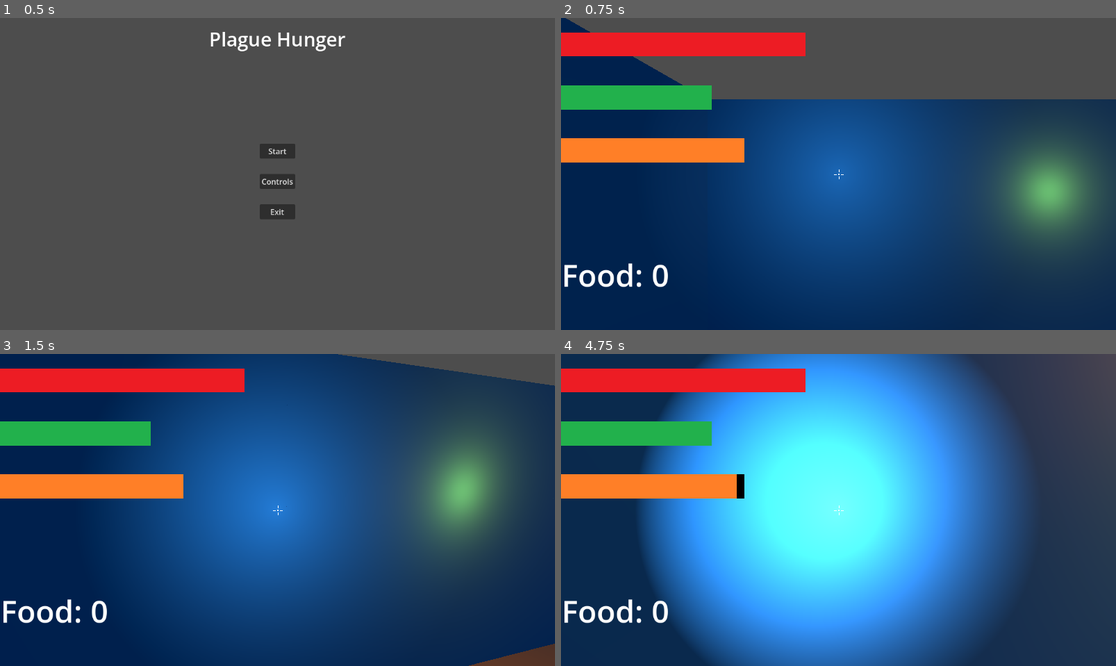
Above: before the commit, frames 1-4 (two rows, left to right).
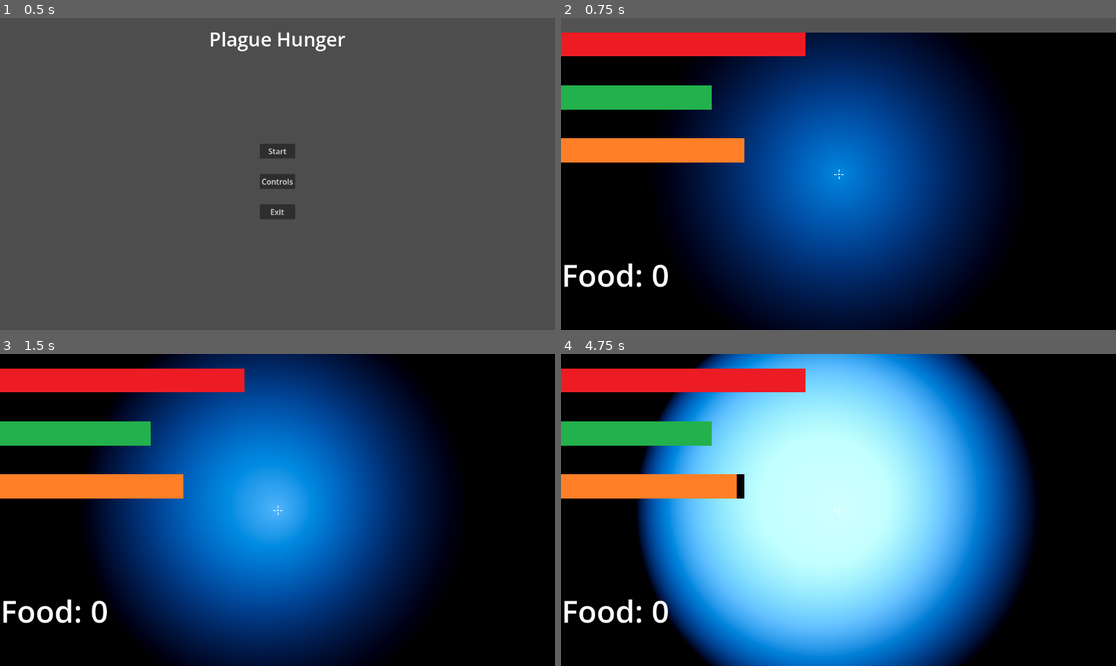
Above: after the commit, the same moments.

Repository: CrimsonGhost-55/MedievalGame
Game: Godot game, scene res://Game UI/start_menu.tscn
The game is run twice, just before and just after one commit, with the same random seed, the same clock (stepped at 60 frames per second) and the same inputs.
Inputs (mouse positions are in pixels of both pictures, inside the frame that each line leads up to):
- Up to frame 1 (0.5 s): no input
- Up to frame 2 (0.75 s): click "Start" at 0.5 s
- Up to frame 3 (1.5 s): tap Enter at 1.25 s; move the mouse to (305, 510) at 1.27 s; hold W (up) from 1.28 s (still down); tap Ctrl (crouch) at 1.35 s
- Up to frame 4 (4.75 s): keep holding W (up); move the mouse to (810, 510) at 2.02 s; tap R (eat) at 2.1 s; move the mouse to (849, 503) at 2.77 s; tap E (interact) at 2.85 s; tap Space at 3.5 s; move the mouse to (832, 516) at 3.52 s; tap Shift (sprint) at 3.6 s; tap Enter at 4.25 s; move the mouse to (877, 513) at 4.27 s; tap F (throw) at 4.35 s

Frame 1 is identical in both runs. In frame 2, 71% of the frame differs, in the area x 0-100%, y 0-100%; in frame 3, 77%; in frame 4, 90%.

Commit message:
last push?

Diff:
--- a/medieval-hunger-game-protoype/medieval-hunger-game-protoype/Game UI/settings_tab_container.tscn
+++ b/medieval-hunger-game-protoype/medieval-hunger-game-protoype/Game UI/settings_tab_container.tscn
@@ -65,10 +65,6 @@
 layout_mode = 2
 text = "Press E or Right click to pick up"
 
-[node name="Label6" type="Label" parent="TabContainer/Controls/MarginContainer/ScrollContainer/VBoxContainer" unique_id=1866111162]
-layout_mode = 2
-text = "Press Q to drop"
-
 [node name="Label7" type="Label" parent="TabContainer/Controls/MarginContainer/ScrollContainer/VBoxContainer" unique_id=2134564270]
 layout_mode = 2
 text = "Press F or Left Click to throw"
--- a/medieval-hunger-game-protoype/medieval-hunger-game-protoype/Game UI/start_menu.gd
+++ b/medieval-hunger-game-protoype/medieval-hunger-game-protoype/Game UI/start_menu.gd
@@ -8,7 +8,7 @@
 @onready var margin_container = $MarginContainer as MarginContainer
 @onready var control_menu = $OptionMenu as ControlsMenu
 
-@onready var start_level = preload("res://Levels/levelLayout.tscn") as PackedScene
+@onready var start_level = preload("res://Levels/Maze_1.tscn") as PackedScene
 
 
 # Called when the node enters the scene tree for the first time.
--- a/medieval-hunger-game-protoype/medieval-hunger-game-protoype/Levels/Maze_1.tscn
+++ b/medieval-hunger-game-protoype/medieval-hunger-game-protoype/Levels/Maze_1.tscn
@@ -51,7 +51,7 @@
 [node name="WorldEnvironment" parent="." unique_id=2129621095 instance=ExtResource("3_k33jf")]
 
 [node name="Player" parent="." unique_id=683224540 instance=ExtResource("4_dcwl1")]
-transform = Transform3D(-4.371139e-08, 0, -1, 0, 1, 0, 1, 0, -4.371139e-08, -21.869017, 1.0255165, 51.410427)
+transform = Transform3D(-4.371139e-08, 0, -1, 0, 1, 0, 1, 0, -4.371139e-08, 5.5447826, 1.0255165, -8.123683)
 
 [node name="Enemies" type="Node3D" parent="." unique_id=1281890190]
 
